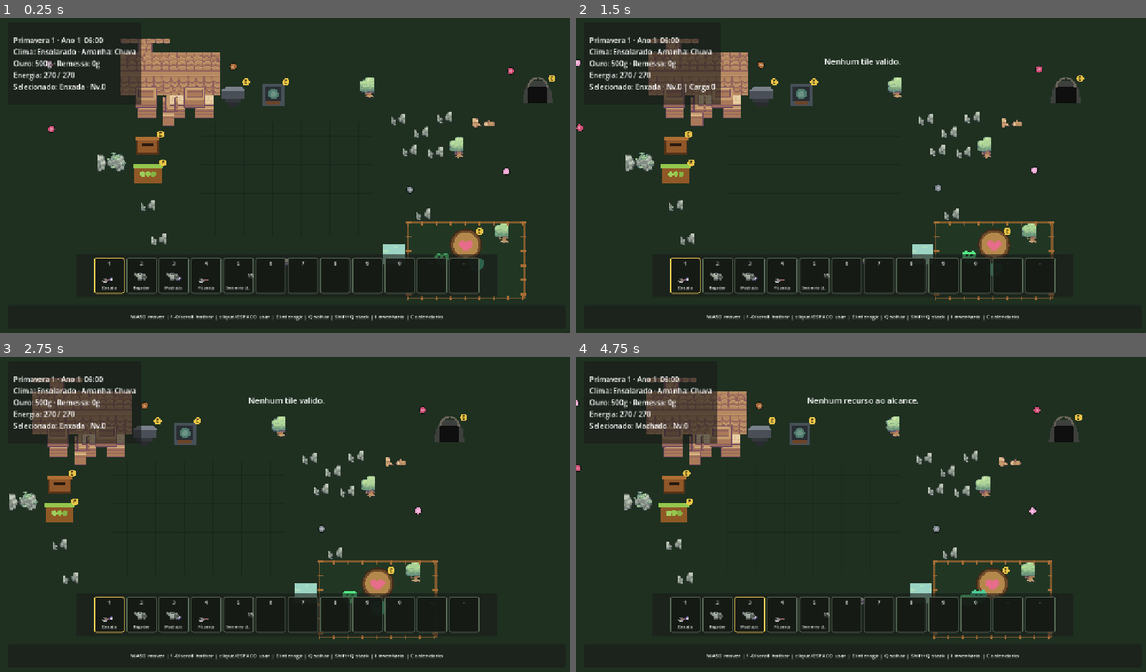
Above: before the commit, frames 1-4 (two rows, left to right).
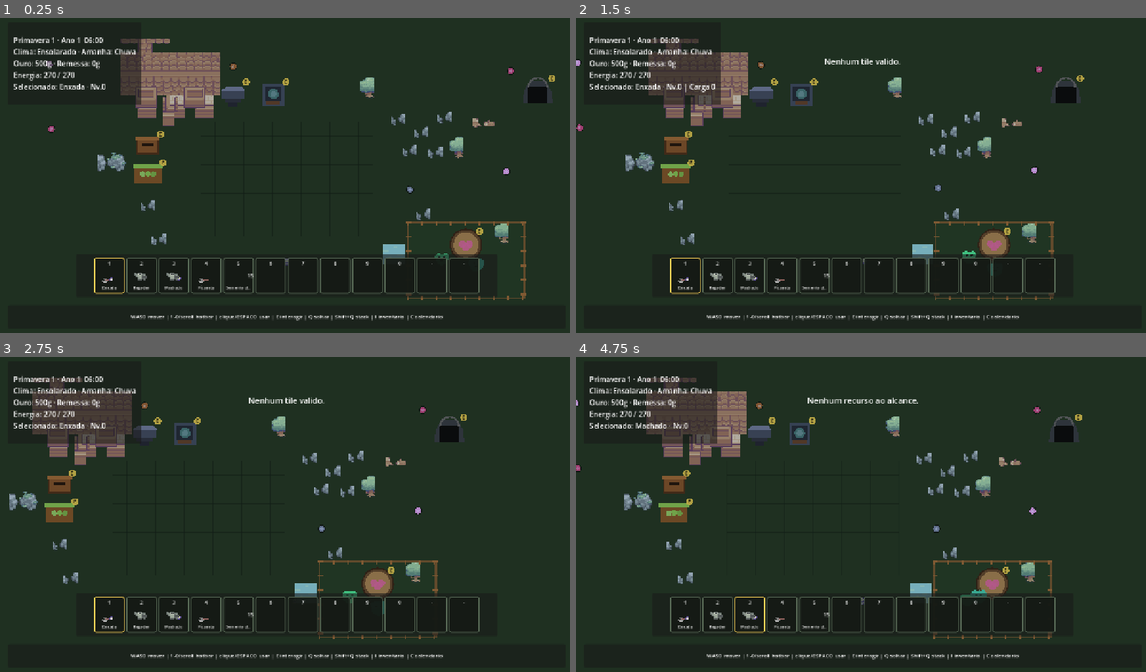
Above: after the commit, the same moments.

Repository: HelioConde/GameSlime
Game: Godot game, scene res://scenes/world/main.tscn
The game is run twice, just before and just after one commit, with the same random seed, the same clock (stepped at 60 frames per second) and the same inputs.
Inputs (mouse positions are in pixels of both pictures, inside the frame that each line leads up to):
- Up to frame 1 (0.25 s): no input
- Up to frame 2 (1.5 s): tap Enter at 0.5 s; move the mouse to (986, 159) at 0.52 s; hold D 0.53-1.25 s; tap E at 0.6 s; click (986, 159) at 0.67 s; tap Space at 0.77 s; drag from (747, 191) to (832, 238) at 1.27 s
- Up to frame 3 (2.75 s): move the mouse to (342, 445) at 2.02 s; hold D from 2.03 s (still down); tap 1 at 2.1 s
- Up to frame 4 (4.75 s): release D at 2.75 s; drag from (832, 577) to (690, 467) at 2.77 s; move the mouse to (1037, 561) at 3.52 s; hold A 3.53-4.25 s; tap 3 at 3.6 s; tap Space at 3.77 s; drag from (690, 467) to (775, 432) at 4.27 s

The runs differ from the first frame. In frame 1, 5.4% of the frame differs, in the area x 8-98%, y 6-90%; in frame 2, 3.8%; in frame 3, 3.0%; in frame 4, 3.9%.

Commit message:
feat: add outdoor day night canvas tint

Diff:
--- a/scenes/world/main.tscn
+++ b/scenes/world/main.tscn
@@ -39,6 +39,9 @@
 script = ExtResource("1_world")
 
 
+[node name="DayNightTint" type="CanvasModulate" parent="."]
+color = Color(1, 1, 1, 1)
+
 [node name="WorldBounds" type="StaticBody2D" parent="."]
 
 [node name="Top" type="CollisionShape2D" parent="WorldBounds"]
